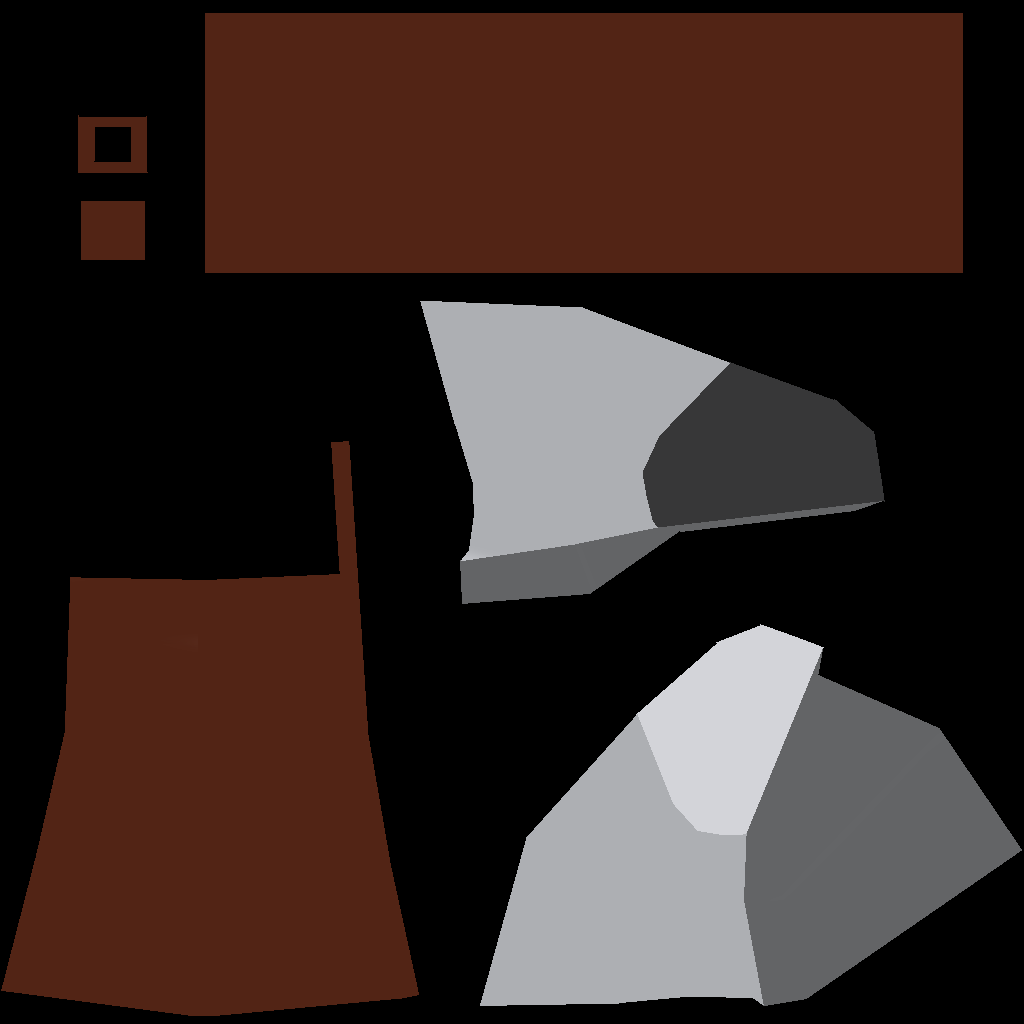
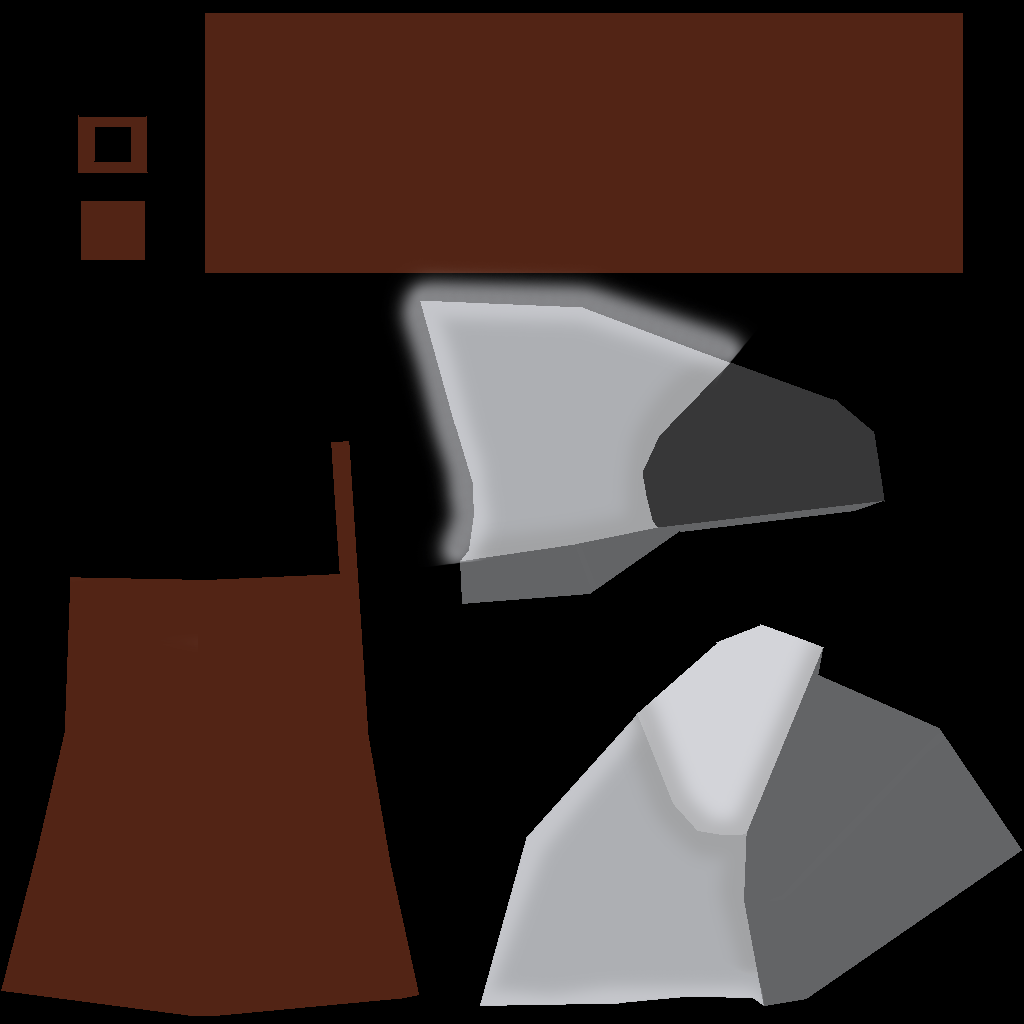
Layered file, before and after one edit (1024x1024). Changes by layer:
added layer "Layer 2" (lighten, 63%) above "Layer 1" over [385, 264, 824, 1006]
"Layer 1": opacity 100% → 50%, blend normal → darken, painted on it over [385, 286, 824, 1006]
